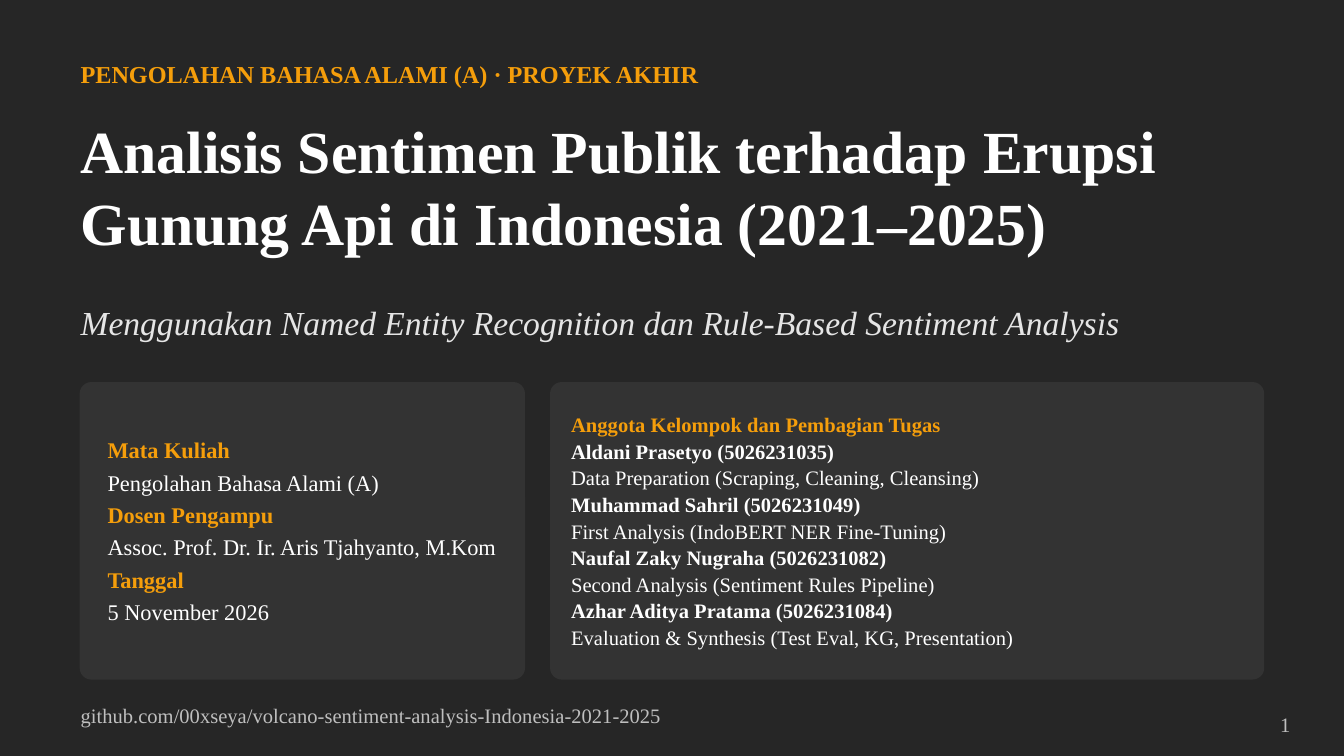
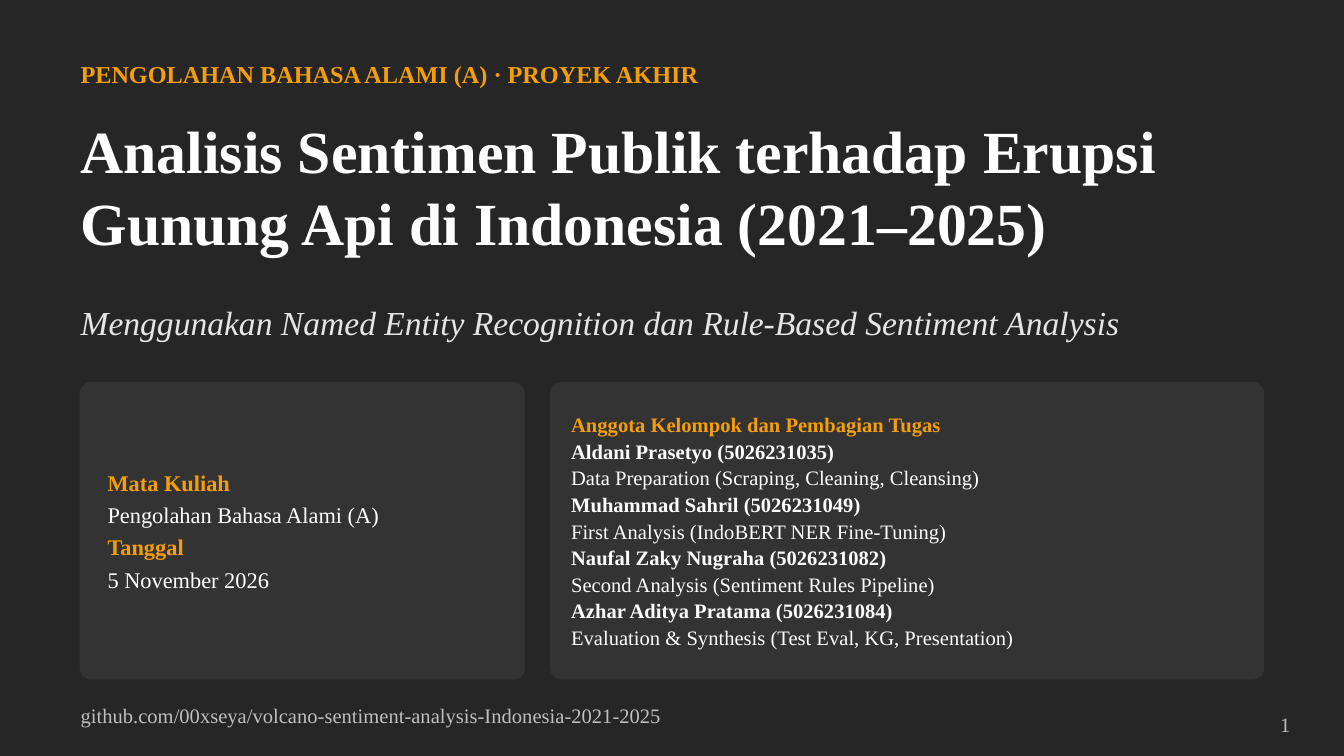
Before and after one commit to 00xseya/volcano-sentiment-analysis-Indonesia-2021-2025, a slide deck: slide 1 of Presentasi-Volcano-Sentiment-Analysis-Final.pptx. Drawn at 1344x756 pixels with LibreOffice and Linux fonts; fonts in the diff are those of the drawing. Boxes give left, top, right and bottom in pixels: in the first picture for what was removed or moved away, otherwise in the second. Text is boxed around its words. In the diff, an @@ line names an element or a change of style, - is before the commit and + after.

Commit message:
docs: update group members table with NRPs, remove dosen pengampu

```diff
--- a/Presentasi-Volcano-Sentiment-Analysis-Final.pptx
+++ b/Presentasi-Volcano-Sentiment-Analysis-Final.pptx
@@ text at bbox=[108, 508, 496, 560]: paragraphs removed @@
-Dosen Pengampu
-Assoc. Prof. Dr. Ir. Aris Tjahyanto, M.Kom
```
Also in this commit, not shown: 2 other slides changed, 2 other files.
